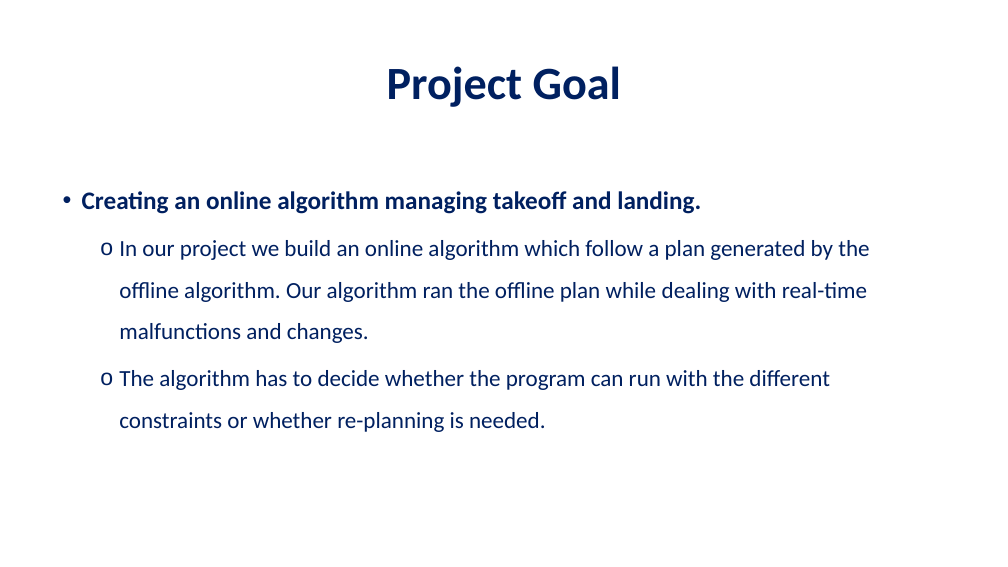
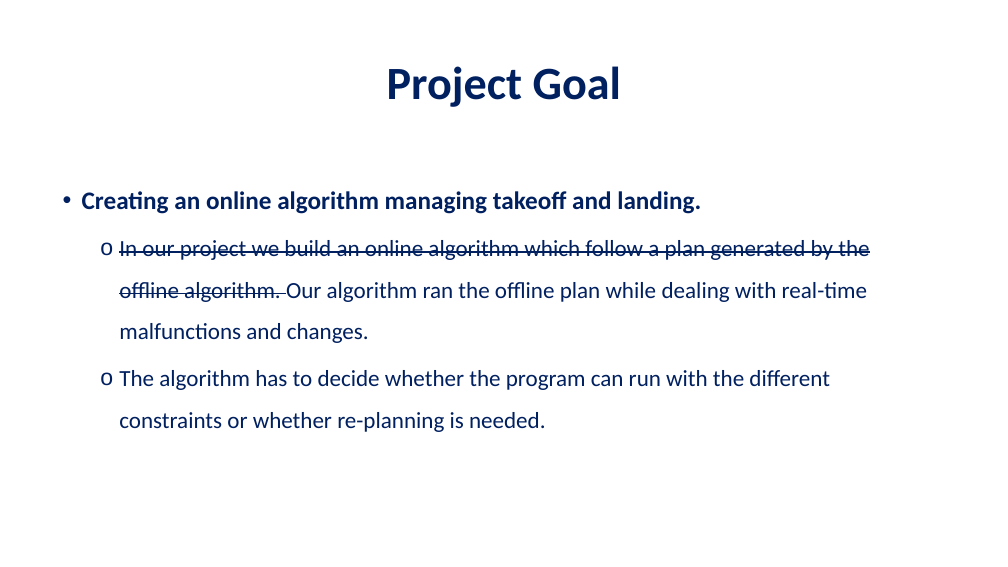
Before and after one commit to Cohen-Yoav/Project-A---Airport-Management, a slide deck: slide 9 of חומר עזר לפרויקט/project_A.pptx. Drawn at 1008x567 pixels with LibreOffice and Linux fonts; fonts in the diff are those of the drawing; background and template pictures are left out. Boxes give left, top, right and bottom in pixels: in the first picture for what was removed or moved away, otherwise in the second. Text is boxed around its words. In the diff, an @@ line names an element or a change of style, - is before the commit and + after.

```diff
--- a/חומר עזר לפרויקט/project_A.pptx
+++ b/חומר עזר לפרויקט/project_A.pptx
@@ text at bbox=[119, 240, 869, 343]: strikethrough on in "In our project we build an online ..." @@
```
Also in this commit, not shown: 3 other slides changed, 1 slide added.
